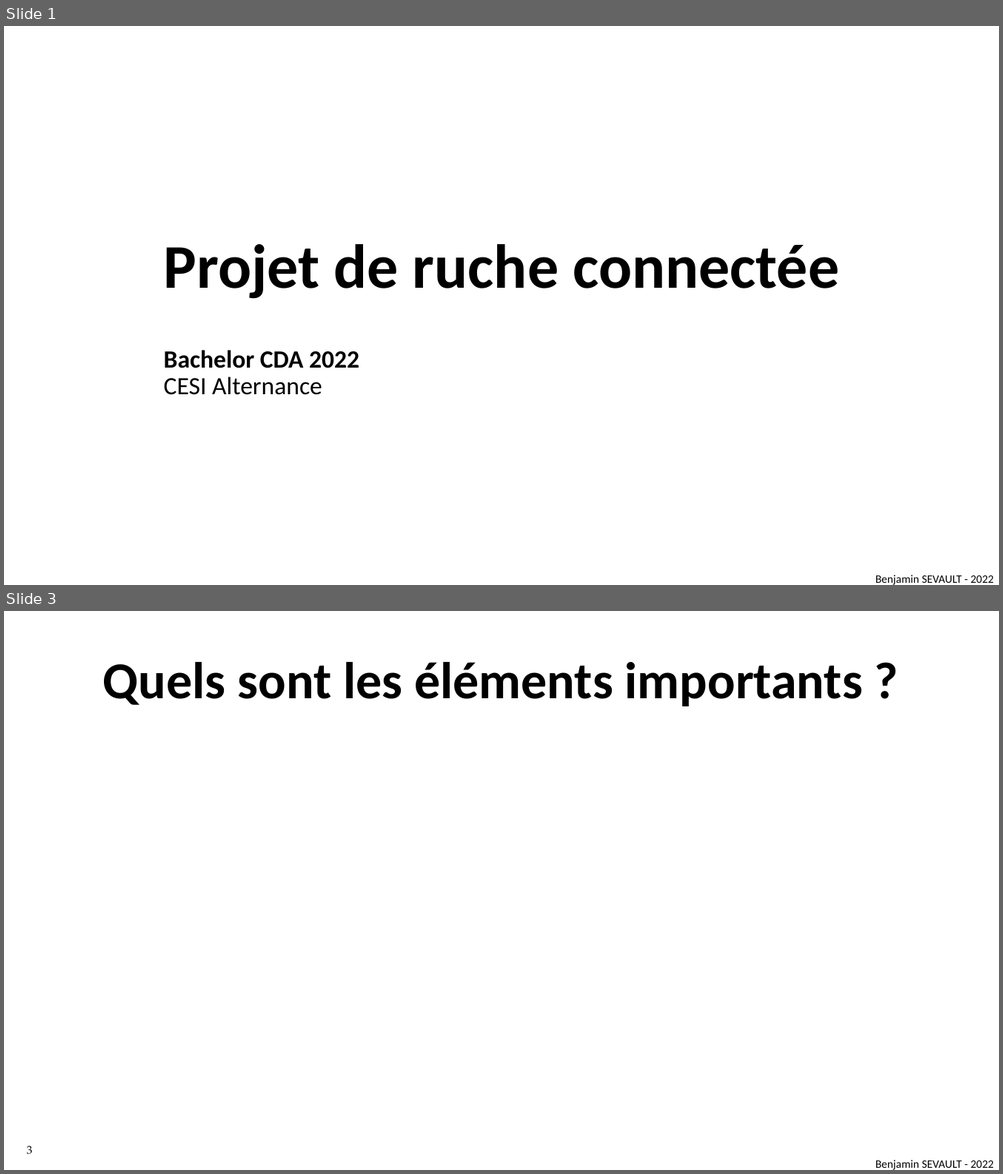
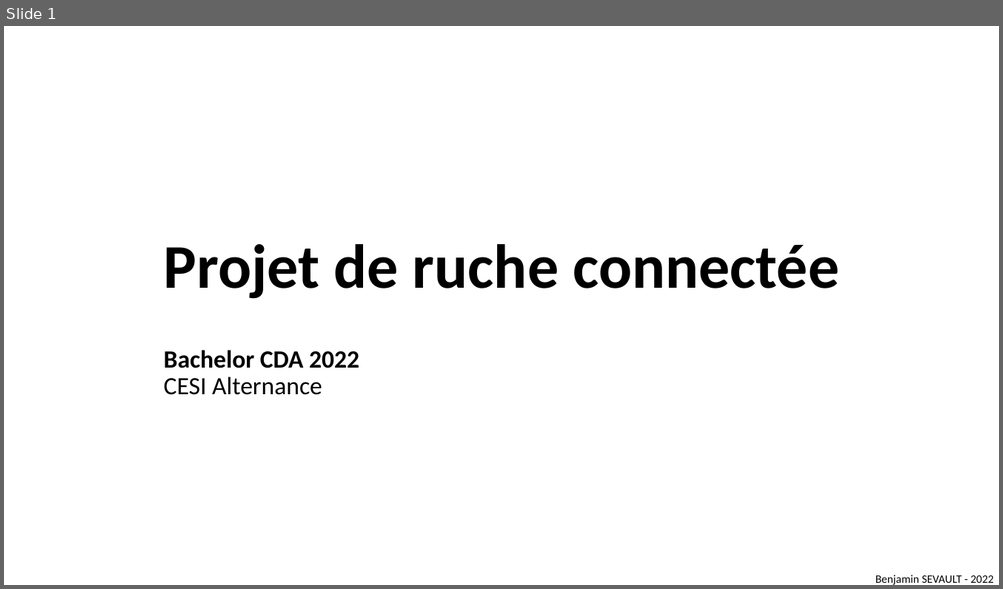
Before and after one commit to BSevault/beemonitor-docs, a slide deck: Projet de ruche connectée.pptx. Shown one above the other, each under a label of ours: slides 1 and 3 before the commit, slide 1 after it; the slides between them are not shown. The pictures are 1003x1174 and 1003x589 pixels, drawn with LibreOffice and Linux fonts; fonts in the diff are those of the drawing; background and template pictures are left out. Boxes give left, top, right and bottom in pixels: in the first picture for what was removed or moved away, otherwise in the second. Text is boxed around its words. In the diff, an @@ line names an element or a change of style, - is before the commit and + after.

```diff
--- a/Projet de ruche connectée.pptx
+++ b/Projet de ruche connectée.pptx
@@ slide 3 removed at (4,611,999,1170), background picture (left out) @@
@@ text removed at (103,662,862,706) @@
-Quels sont les éléments importants ?
@@ page number removed at (27,1146,33,1155) @@
-3
@@ text removed at (875,1160,993,1170) @@
-Benjamin SEVAULT - 2022
```
Also in this commit, not shown: 4 slides changed, 1 slide added, 6 other slides removed, 3 other files.
